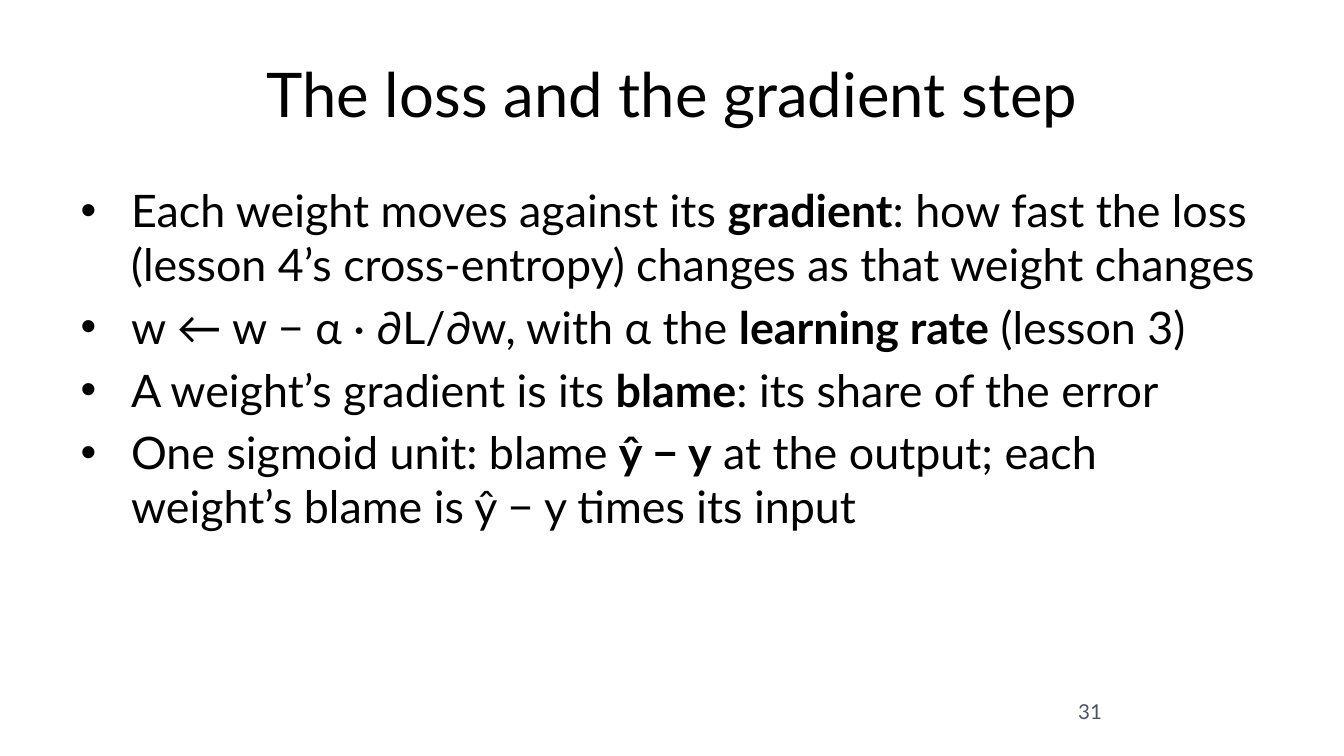
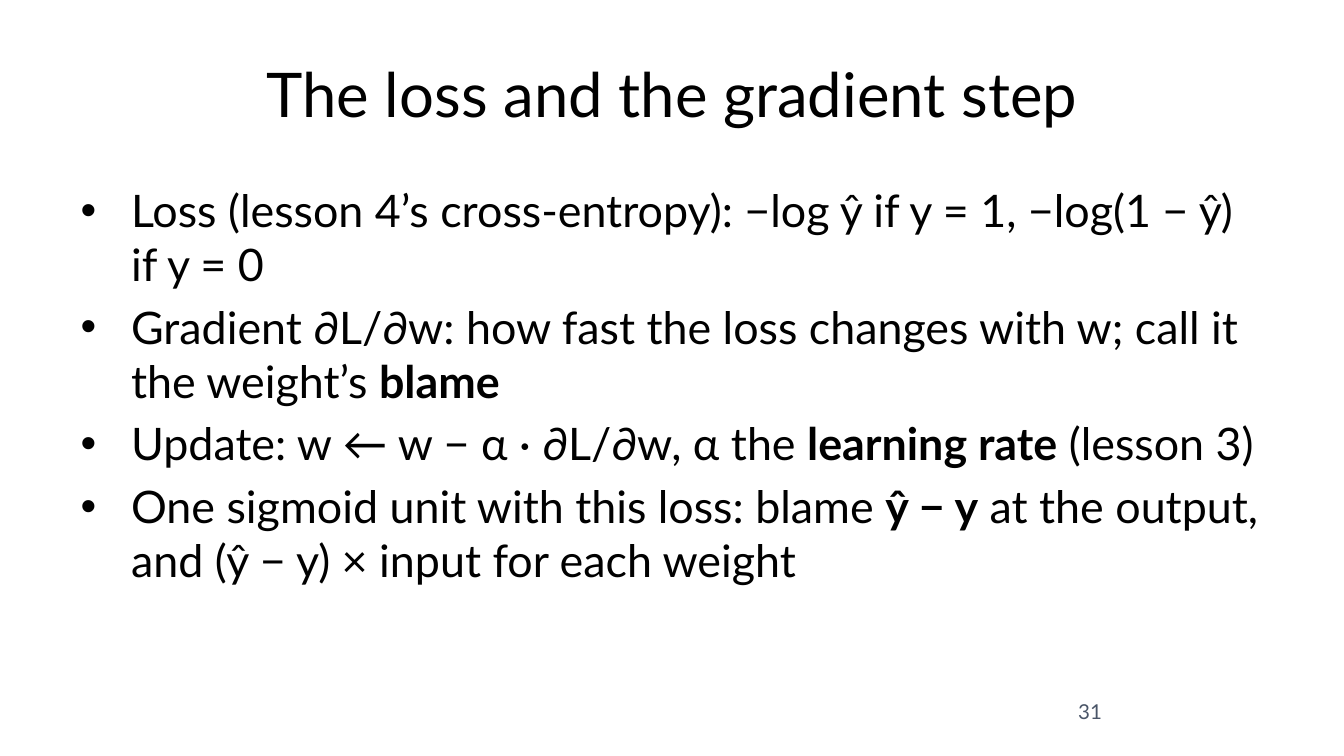
Before and after one commit to fabioantonini/technologies-for-artificial-intelligence, a slide deck: slide 31 of Lessons/09_neural_networks/Slides/neural_networks_slides.pptx. Drawn at 1344x756 pixels with LibreOffice and Linux fonts; fonts in the diff are those of the drawing; background and template pictures are left out. Boxes give left, top, right and bottom in pixels: in the first picture for what was removed or moved away, otherwise in the second. Text is boxed around its words. In the diff, an @@ line names an element or a change of style, - is before the commit and + after.

```diff
--- a/Lessons/09_neural_networks/Slides/neural_networks_slides.pptx
+++ b/Lessons/09_neural_networks/Slides/neural_networks_slides.pptx
@@ text at [131, 192, 1258, 586]: text changed @@
-• Each weight moves against its gradient: how fast the loss (lesson 4’s cross-entropy) changes as that weight changes
-• w ← w − α · ∂L/∂w, with α the learning rate (lesson 3)
-• A weight’s gradient is its blame: its share of the error
-• One sigmoid unit: blame ŷ − y at the output; each weight’s blame is ŷ − y times its input
+• Loss (lesson 4’s cross-entropy): −log ŷ if y = 1, −log(1 − ŷ) if y = 0
+• Gradient ∂L/∂w: how fast the loss changes with w; call it the weight’s blame
+• Update: w ← w − α · ∂L/∂w, α the learning rate (lesson 3)
+• One sigmoid unit with this loss: blame ŷ − y at the output, and (ŷ − y) × input for each weight
```
Also in this commit, not shown: 31 other slides changed, 1 slide added, 1 slide removed, 18 other files.
